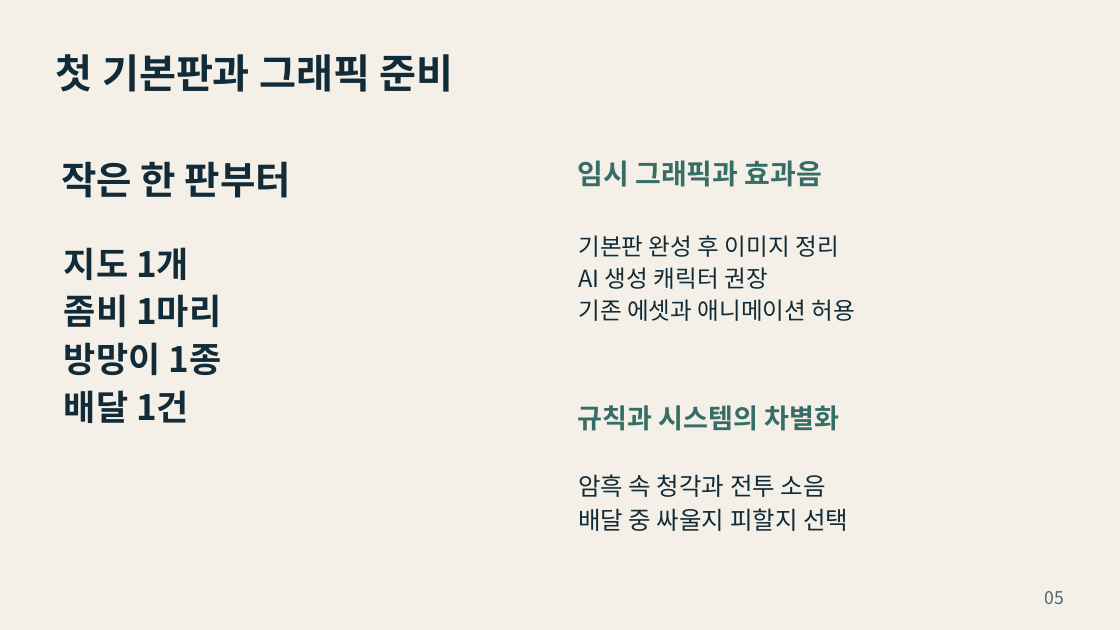
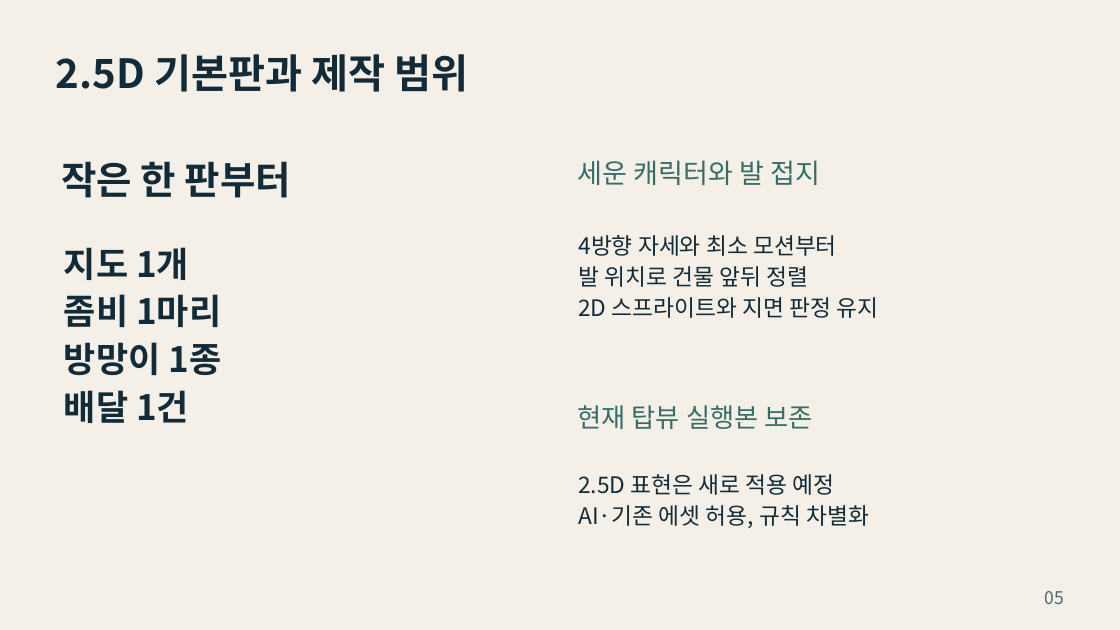
Before and after one commit to yoon778/2D_project, a slide deck: slide 5 of presentation/그림자_배달_1차발표_v2.pptx. Drawn at 1120x630 pixels with LibreOffice and Linux fonts; fonts in the diff are those of the drawing. Boxes give left, top, right and bottom in pixels: in the first picture for what was removed or moved away, otherwise in the second. Text is boxed around its words. In the diff, an @@ line names an element or a change of style, - is before the commit and + after.

```diff
--- a/presentation/그림자_배달_1차발표_v2.pptx
+++ b/presentation/그림자_배달_1차발표_v2.pptx
@@ text at (56,54,468,92): text changed @@
-첫 기본판과 그래픽 준비
+2.5D 기본판과 제작 범위
@@ text at (578,160,820,185): text changed; size 24 to 23.2 pt; bold off @@
-임시 그래픽과 효과음
+세운 캐릭터와 발 접지
@@ text at (578,235,879,318): text changed; size 20.2 to 19.5 pt @@
-기본판 완성 후 이미지 정리
-AI 생성 캐릭터 권장
-기존 에셋과 애니메이션 허용
+4방향 자세와 최소 모션부터
+발 위치로 건물 앞뒤 정렬
+2D 스프라이트와 지면 판정 유지
@@ text at (578,405,812,429): text changed; size 23.2 to 22.5 pt; bold off @@
-규칙과 시스템의 차별화
+현재 탑뷰 실행본 보존
@@ text at (578,474,869,528): text changed; size 21 to 19.5 pt @@
-암흑 속 청각과 전투 소음
-배달 중 싸울지 피할지 선택
+2.5D 표현은 새로 적용 예정
+AI·기존 에셋 허용, 규칙 차별화
```
Also in this commit, not shown: 4 other slides changed, 10 other files.
